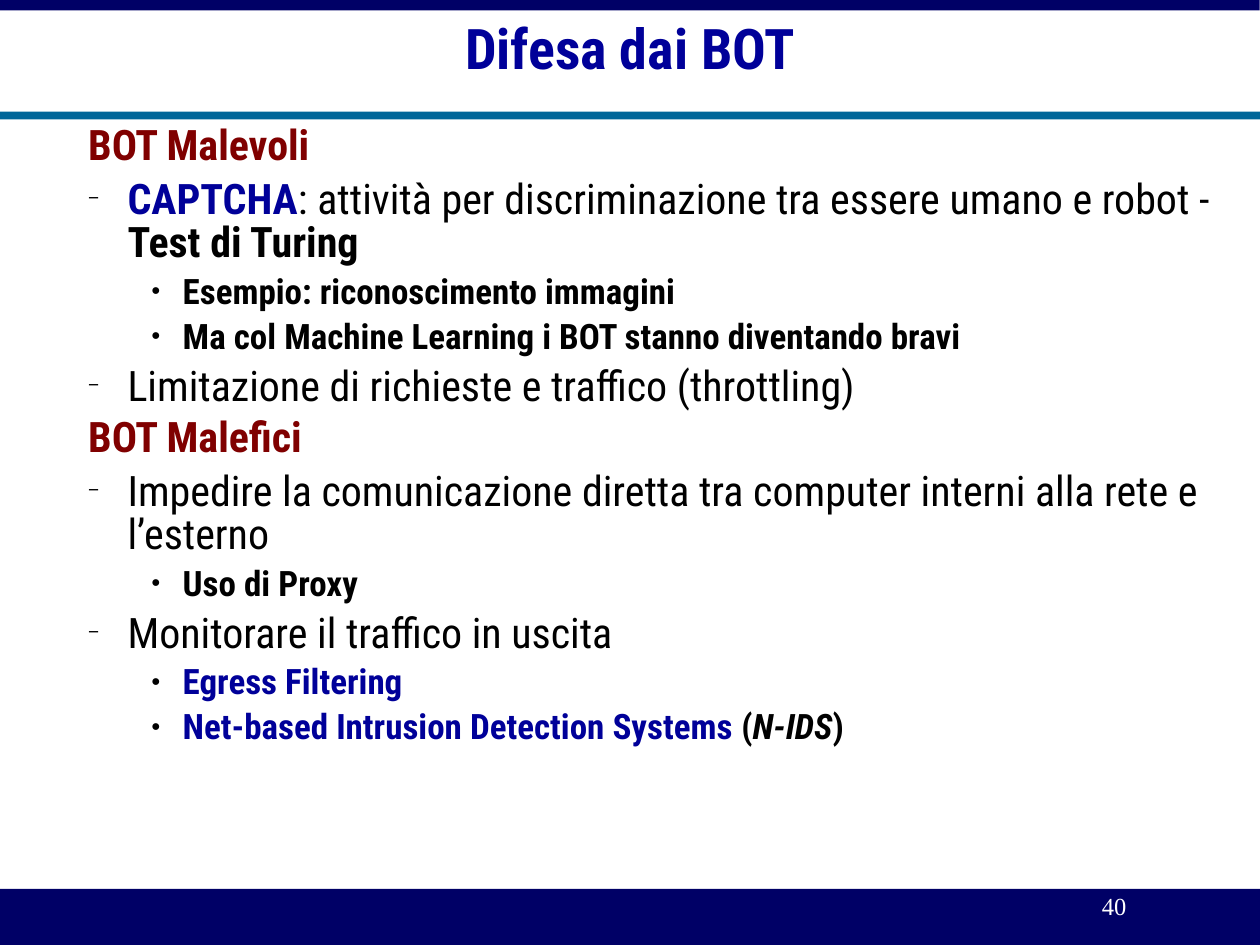
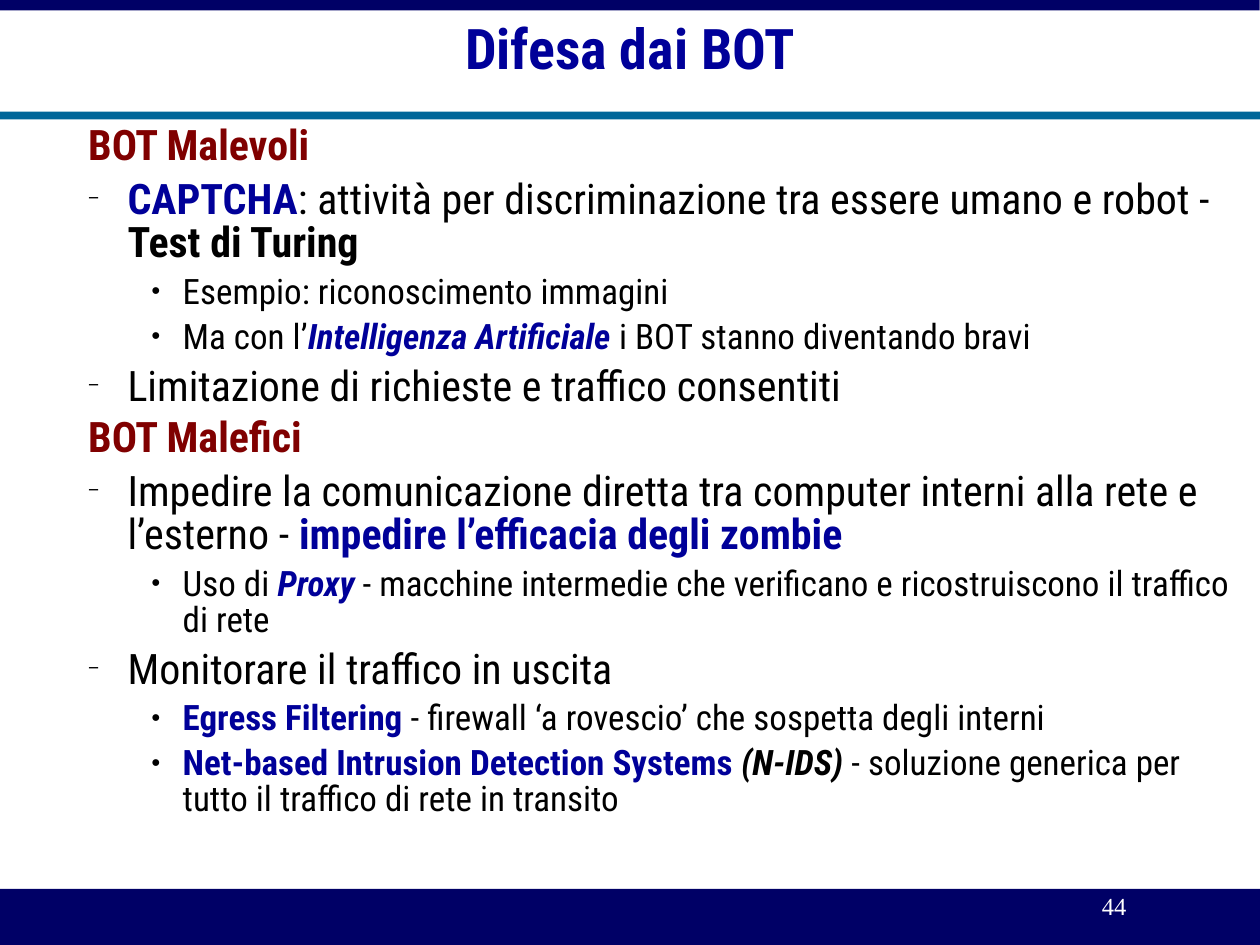
Before and after one commit to michelesimioli/cybersecurity_book, a slide deck: slide 44 of gitbook/slides/02crimine.odp (slide 40 before the commit). Drawn at 1260x945 pixels with LibreOffice and Linux fonts; fonts in the diff are those of the drawing. Boxes give left, top, right and bottom in pixels: in the first picture for what was removed or moved away, otherwise in the second. Text is boxed around its words. In the diff, an @@ line names an element or a change of style, - is before the commit and + after.

```diff
--- a/gitbook/slides/02crimine.odp
+++ b/gitbook/slides/02crimine.odp
@@ text at [183, 278, 669, 312]: bold off in "Esempio: riconoscimento immagini" @@
@@ text at [128, 322, 1031, 402]: text changed; bold off @@
-    ● Ma col Machine Learning i BOT stanno diventando bravi
-  − Limitazione di richieste e traffico (throttling)
+    ● Ma con l’Intelligenza Artificiale i BOT stanno diventando bravi
+  − Limitazione di richieste e traffico consentiti
@@ text at [128, 474, 1229, 633]: text changed @@
-  − Impedire la comunicazione diretta tra computer interni alla rete e l’esterno
-    ● Uso di Proxy
+  − Impedire la comunicazione diretta tra computer interni alla rete e l’esterno - impedire l’efficacia degli zombie
+    ● Uso di Proxy - macchine intermedie che verificano e ricostruiscono il traffico di rete
@@ text at [183, 703, 1180, 812]: text changed; text colour #000099 to #000000; bold off @@
-    ● Egress Filtering
-    ● Net-based Intrusion Detection Systems (N-IDS)
+    ● Egress Filtering - firewall ‘a rovescio’ che sospetta degli interni
+    ● Net-based Intrusion Detection Systems (N-IDS) - soluzione generica per tutto il traffico di rete in transito
@@ page number at [1102, 899, 1127, 915]: text changed @@
-40
+44
```
Also in this commit, not shown: 41 other slides changed, 5 slides added, 5 slides removed, 36 other files.
